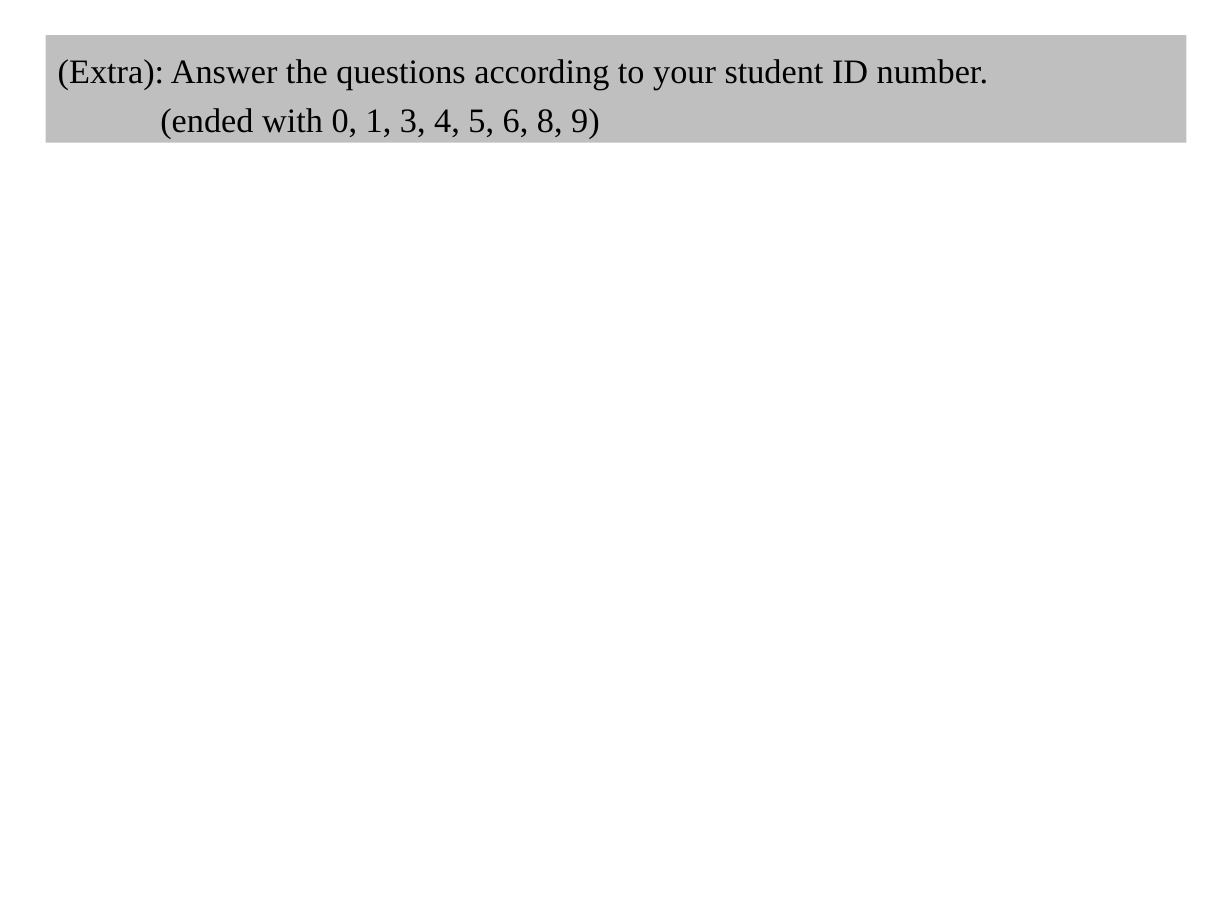
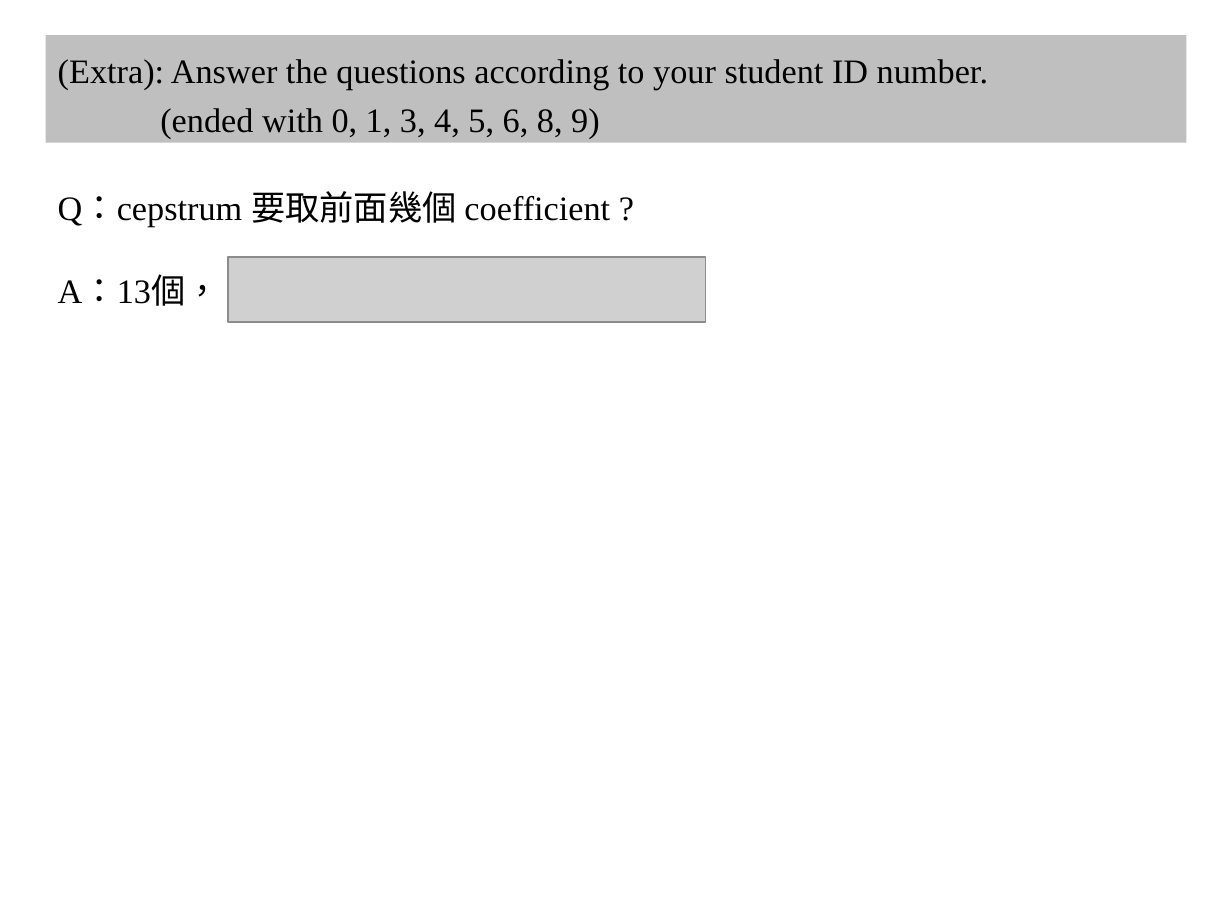
Before and after one commit to shihyuhuang/NTU-ADSP, a slide deck: slide 8 of HW3/r10943181_HW3.pptx. Drawn at 1232x924 pixels with LibreOffice and Linux fonts; fonts in the diff are those of the drawing; grey boxes stand for pictures. Boxes give left, top, right and bottom in pixels: in the first picture for what was removed or moved away, otherwise in the second. Text is boxed around its words. In the diff, an @@ line names an element or a change of style, - is before the commit and + after.

```diff
--- a/HW3/r10943181_HW3.pptx
+++ b/HW3/r10943181_HW3.pptx
@@ text added at <box>58,191,610,306</box>, 20 pt, text #000000 @@
+Q：cepstrum 要取前面幾個 coefficient ?
+A：13個，
@@ picture added at <box>228,257,706,323</box> @@
```
Also in this commit, not shown: 2 other slides changed, 1 other file.
